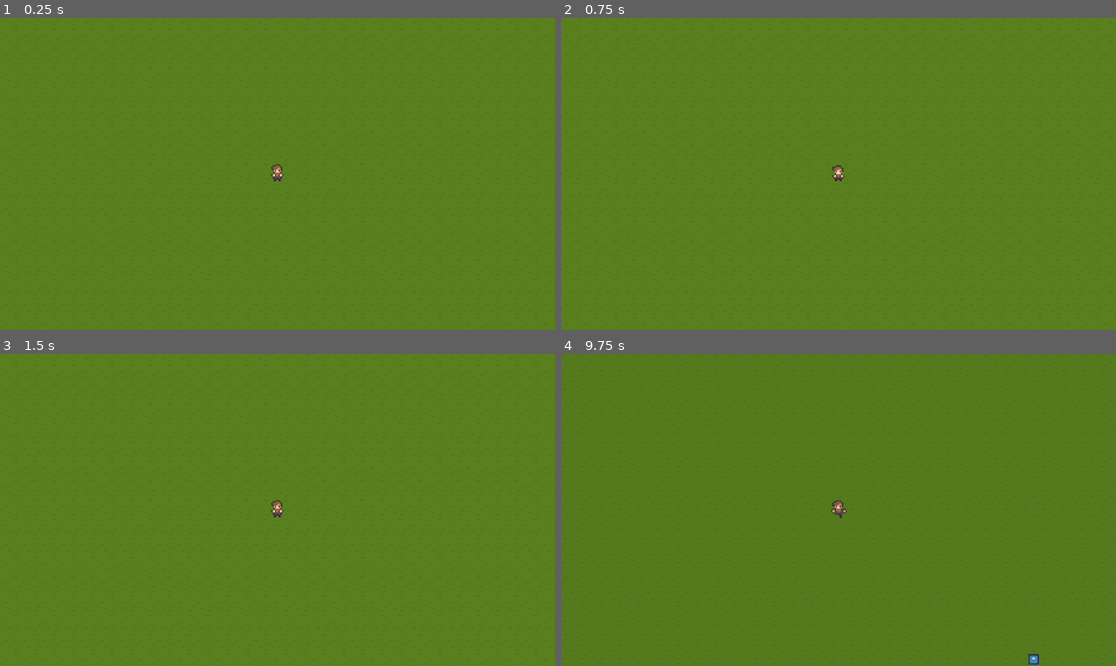
Above: before the commit, frames 1-4 (two rows, left to right).
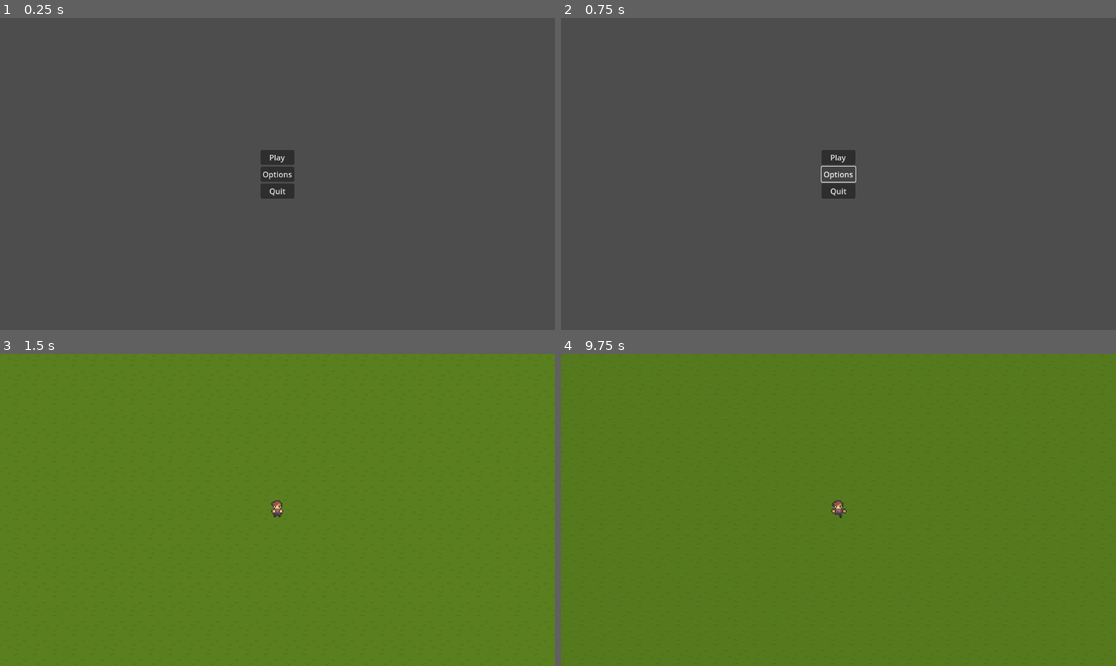
Above: after the commit, the same moments.

Repository: AlexFlasch/survivor-farm
Game: Godot game, scene res://scenes/levels/MainMenu.tscn
The game is run twice, just before and just after one commit, with the same random seed, the same clock (stepped at 60 frames per second) and the same inputs. Before the commit the project starts from res://scenes/levels/World.tscn. The engine's default icon, where the game draws it, is replaced by a stand-in: a white triangle on a blue panel in a dark square.
Inputs (mouse positions are in pixels of both pictures, inside the frame that each line leads up to):
- Up to frame 1 (0.25 s): no input
- Up to frame 2 (0.75 s): click (838, 174) at 0.5 s, where only the run after the commit has a clickable "Options"
- Up to frame 3 (1.5 s): click (277, 494) at 1.25 s, where only the run after the commit has a clickable "Play"
- Up to frame 4 (9.75 s): tap Enter at 2, 3.5, 5.75 s; hold D (move_right) 2.03-2.78 s; tap Space at 2.75, 4.25, 6.5 s; hold S (move_down) 2.78-3.53 s; hold D (move_right) 3.53-4.28 s; hold W (move_up) 4.28-5.03 s; hold A (move_left) 5.03-6.53 s; hold S (move_down) 6.53-7.28 s; hold D (move_right) 7.28-8.03 s; hold W (move_up) 8.03-8.78 s; hold D (move_right) 8.78-9.53 s; hold S (move_down) from 9.53 s (still down)

The runs differ from the first frame. In frame 1, 100% of the frame differs, in the area x 0-100%, y 0-100%; in frame 2, 100%; in frame 3, less than 0.1%; in frame 4, less than 0.1%.

Commit message:
Add main menu scene
MainMenu scene and script added, in order to change default play scene go to 'Project-->Run-->Main scene' and switch to your preference

Diff:
--- a/project.godot
+++ b/project.godot
@@ -11,7 +11,7 @@
 [application]
 
 config/name="survivor-farm"
-run/main_scene="uid://dnuos85rsws6n"
+run/main_scene="uid://r6dj7hhmhdvt"
 config/features=PackedStringArray("4.4", "Forward Plus")
 config/icon="res://assets/icon.svg"
 
--- /dev/null
+++ b/scenes/levels/MainMenu.tscn
@@ -0,0 +1,46 @@
+[gd_scene load_steps=2 format=3 uid="uid://r6dj7hhmhdvt"]
+
+[ext_resource type="Script" uid="uid://dj8p7qc731s1a" path="res://scenes/levels/main_menu.gd" id="1_4xtjk"]
+
+[node name="Menu" type="Control"]
+layout_mode = 3
+anchors_preset = 15
+anchor_right = 1.0
+anchor_bottom = 1.0
+grow_horizontal = 2
+grow_vertical = 2
+script = ExtResource("1_4xtjk")
+
+[node name="MarginContainer" type="MarginContainer" parent="."]
+layout_mode = 1
+anchors_preset = 8
+anchor_left = 0.5
+anchor_top = 0.5
+anchor_right = 0.5
+anchor_bottom = 0.5
+offset_left = -35.0
+offset_top = -50.5
+offset_right = 35.0
+offset_bottom = 50.5
+grow_horizontal = 2
+grow_vertical = 2
+
+[node name="VBoxContainer" type="VBoxContainer" parent="MarginContainer"]
+layout_mode = 2
+
+[node name="Play" type="Button" parent="MarginContainer/VBoxContainer"]
+layout_mode = 2
+text = "Play"
+
+[node name="Options" type="Button" parent="MarginContainer/VBoxContainer"]
+layout_mode = 2
+text = "Options"
+
+[node name="Quit" type="Button" parent="MarginContainer/VBoxContainer"]
+layout_mode = 2
+text = "Quit
+"
+
+[connection signal="pressed" from="MarginContainer/VBoxContainer/Play" to="." method="_on_play_pressed"]
+[connection signal="pressed" from="MarginContainer/VBoxContainer/Options" to="." method="_on_options_pressed"]
+[connection signal="pressed" from="MarginContainer/VBoxContainer/Quit" to="." method="_on_quit_pressed"]
--- /dev/null
+++ b/scenes/levels/main_menu.gd
@@ -0,0 +1,12 @@
+extends Control
+
+func _on_play_pressed() -> void:
+	get_tree().change_scene_to_file("res://scenes/levels/World.tscn")
+
+
+func _on_options_pressed() -> void:
+	pass # Replace with function body.
+
+
+func _on_quit_pressed() -> void:
+	get_tree().quit()
Not shown, added: scenes/levels/main_menu.gd.uid
